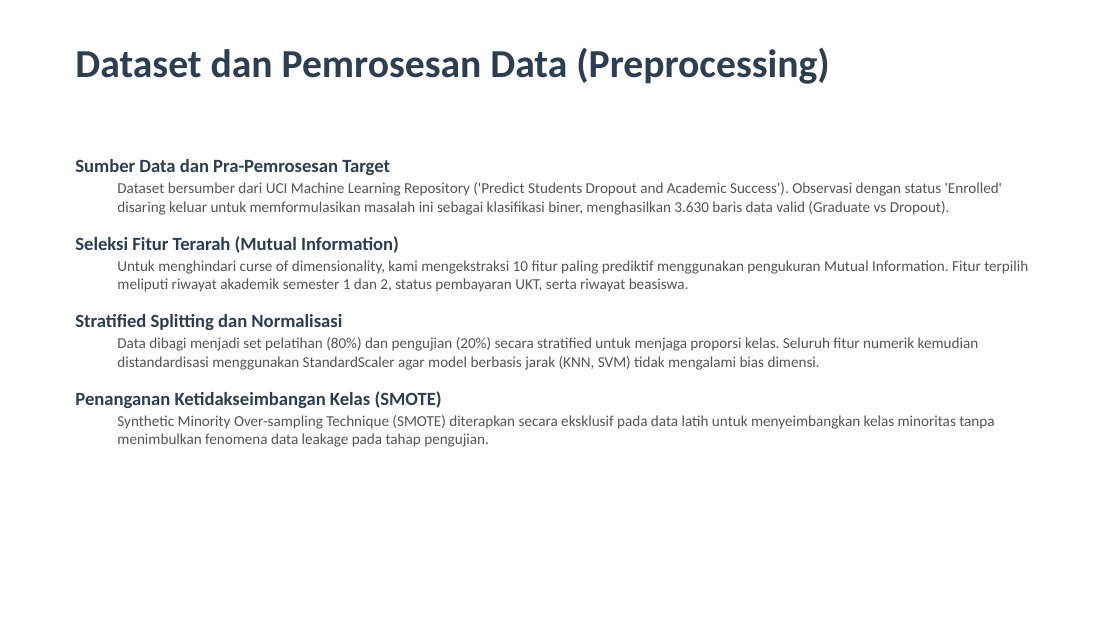
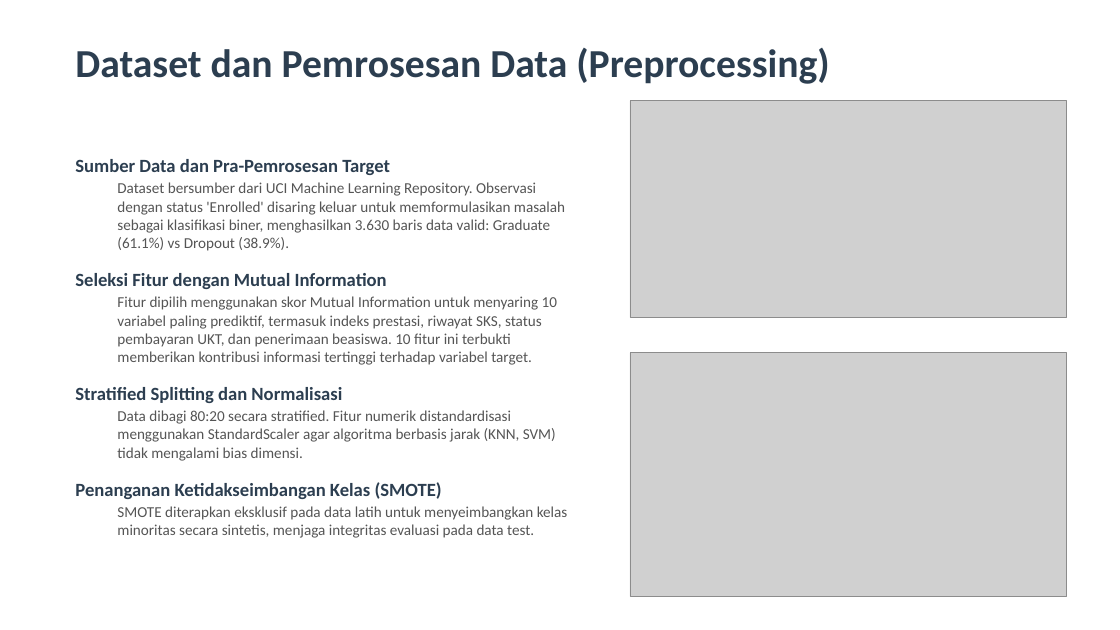
Before and after one commit to hafizmuzani011-collab/uas-ml-kelulusan, a slide deck: slide 3 of presentation/presentasi_uas_ml.pptx. Drawn at 1120x630 pixels with LibreOffice and Linux fonts; fonts in the diff are those of the drawing; grey boxes stand for pictures. Boxes give left, top, right and bottom in pixels: in the first picture for what was removed or moved away, otherwise in the second. Text is boxed around its words. In the diff, an @@ line names an element or a change of style, - is before the commit and + after.

Commit message:
docs: add 3 new charts to presentation (target distribution, MI features, ROC)

```diff
--- a/presentation/presentasi_uas_ml.pptx
+++ b/presentation/presentasi_uas_ml.pptx
@@ picture added at bbox=[630, 101, 1067, 318] @@
@@ text at bbox=[75, 182, 565, 365]: text changed @@
-  Dataset bersumber dari UCI Machine Learning Repository ('Predict Students Dropout and Academic Success'). Observasi dengan status 'Enrolled' disaring keluar untuk memformulasikan masalah ini sebagai klasifikasi biner, menghasilkan 3.630 baris data valid (Graduate vs Dropout).
-Seleksi Fitur Terarah (Mutual Information)
-  Untuk menghindari curse of dimensionality, kami mengekstraksi 10 fitur paling prediktif menggunakan pengukuran Mutual Information. Fitur terpilih meliputi riwayat akademik semester 1 dan 2, status pembayaran UKT, serta riwayat beasiswa.
+  Dataset bersumber dari UCI Machine Learning Repository. Observasi dengan status 'Enrolled' disaring keluar untuk memformulasikan masalah sebagai klasifikasi biner, menghasilkan 3.630 baris data valid: Graduate (61.1%) vs Dropout (38.9%).
+Seleksi Fitur dengan Mutual Information
+  Fitur dipilih menggunakan skor Mutual Information untuk menyaring 10 variabel paling prediktif, termasuk indeks prestasi, riwayat SKS, status pembayaran UKT, dan penerimaan beasiswa. 10 fitur ini terbukti memberikan kontribusi informasi tertinggi terhadap variabel target.
@@ picture added at bbox=[630, 353, 1067, 597] @@
@@ text at bbox=[117, 410, 556, 461]: text changed @@
-  Data dibagi menjadi set pelatihan (80%) dan pengujian (20%) secara stratified untuk menjaga proporsi kelas. Seluruh fitur numerik kemudian distandardisasi menggunakan StandardScaler agar model berbasis jarak (KNN, SVM) tidak mengalami bias dimensi.
+  Data dibagi 80:20 secara stratified. Fitur numerik distandardisasi menggunakan StandardScaler agar algoritma berbasis jarak (KNN, SVM) tidak mengalami bias dimensi.
@@ text at bbox=[117, 506, 568, 538]: text changed @@
-  Synthetic Minority Over-sampling Technique (SMOTE) diterapkan secara eksklusif pada data latih untuk menyeimbangkan kelas minoritas tanpa menimbulkan fenomena data leakage pada tahap pengujian.
+  SMOTE diterapkan eksklusif pada data latih untuk menyeimbangkan kelas minoritas secara sintetis, menjaga integritas evaluasi pada data test.
```
Also in this commit, not shown: 9 other slides changed, 3 other files.
